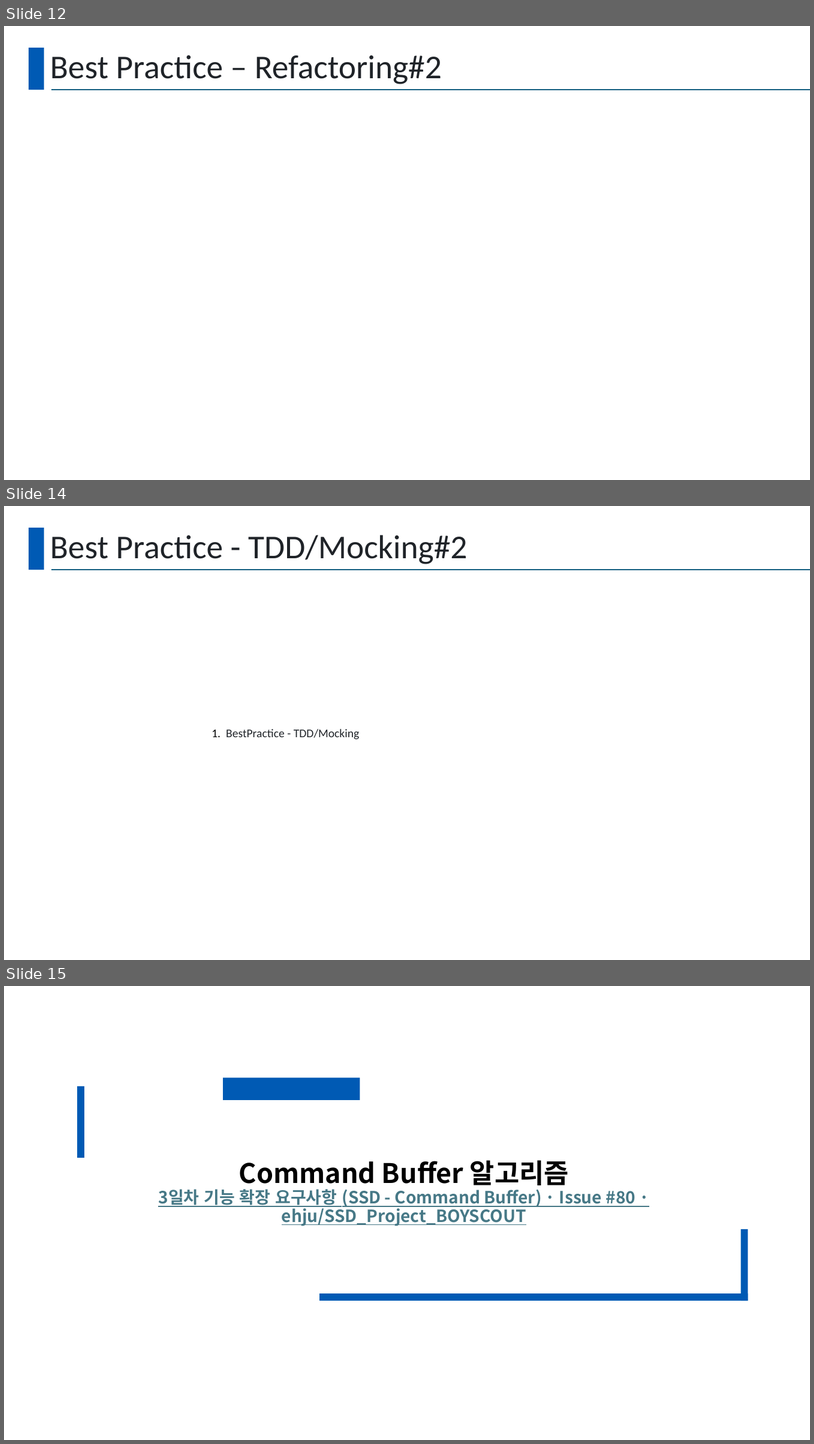
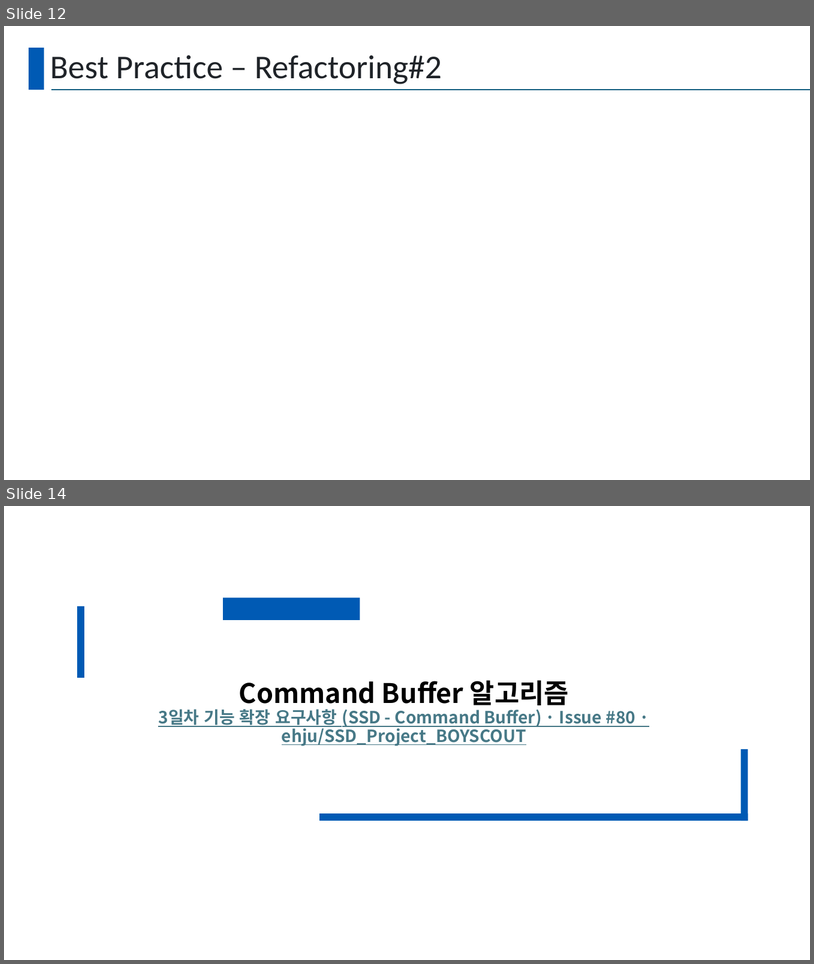
Before and after one commit to ehju/SSD_Project_BOYSCOUT, a slide deck: BOYSCOUT_PT.pptx. Shown one above the other, each under a label of ours: slides 12, 14 and 15 before the commit, slides 12 and 14 after it; the slides between them are not shown. The pictures are 814x1444 and 814x964 pixels, drawn with LibreOffice and Linux fonts; fonts in the diff are those of the drawing. Boxes give left, top, right and bottom in pixels: in the first picture for what was removed or moved away, otherwise in the second. Text is boxed around its words. In the diff, an @@ line names an element or a change of style, - is before the commit and + after.

```diff
--- a/BOYSCOUT_PT.pptx
+++ b/BOYSCOUT_PT.pptx
@@ slide 14 removed at <box>4,506,810,960</box>, background #FFFFFF; not listed: 2 template elements that a slide beside it also shows @@
@@ title removed at <box>50,535,467,564</box> @@
-Best Practice - TDD/Mocking#2
@@ text removed at <box>226,729,360,739</box> @@
-1. BestPractice - TDD/Mocking
@@ what was slide 15 is now slide 14 @@
```
Also in this commit, not shown: 5 slides changed, 1 other slide removed.
